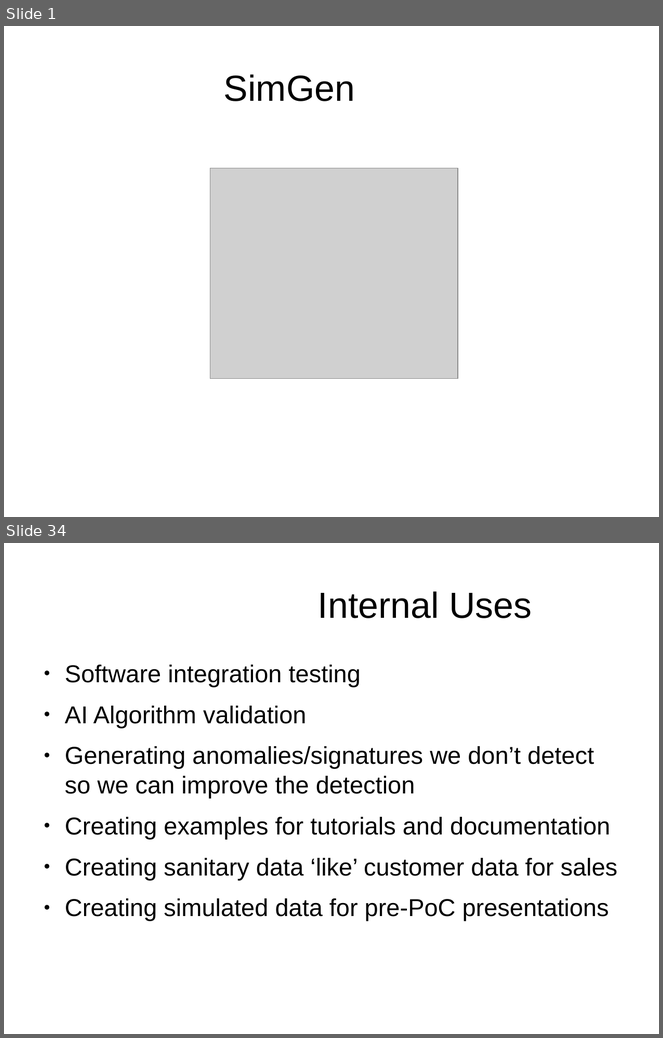
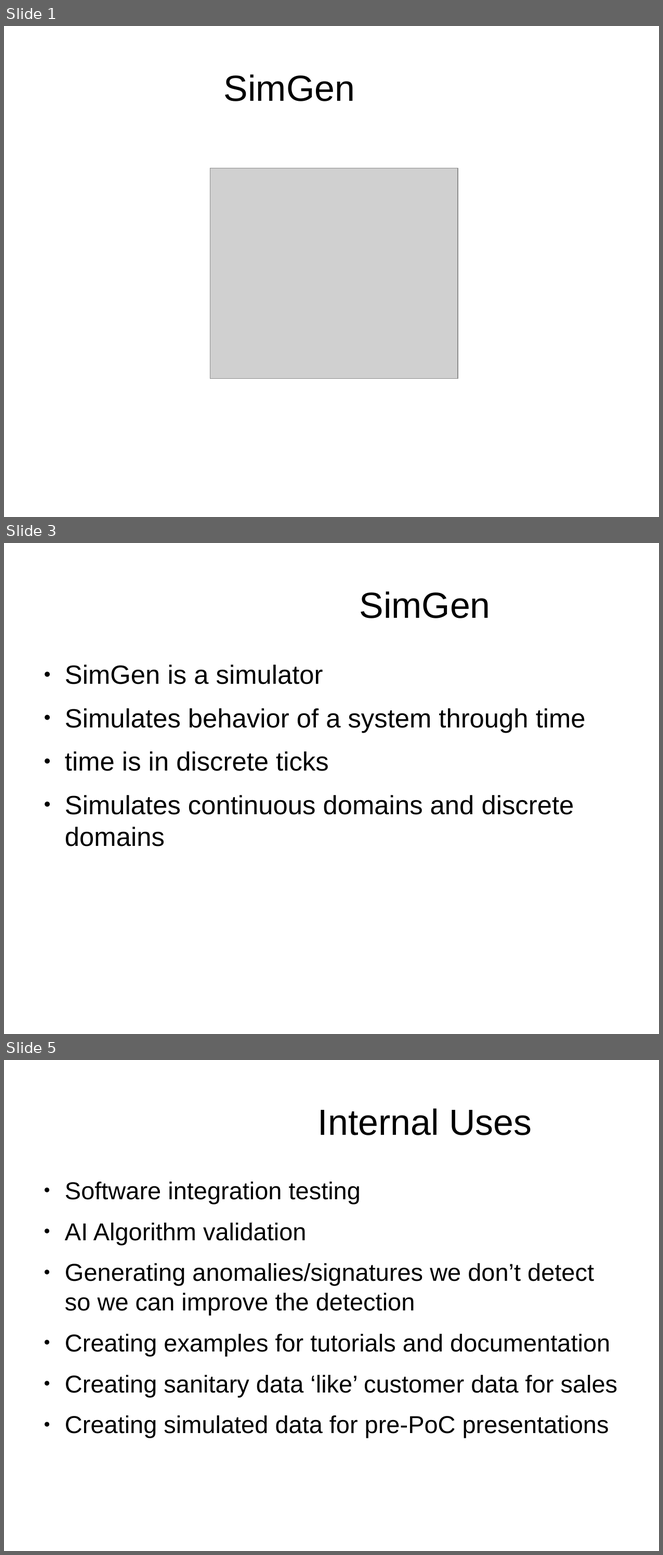
Before and after one commit to simularity/SimGen, a slide deck: docs/tutorial.odp. Shown one above the other, each under a label of ours: slides 1 and 34 before the commit, slides 1, 3 and 5 after it; the slides between them are not shown. The pictures are 663x1038 and 663x1555 pixels, drawn with LibreOffice and Linux fonts; fonts in the diff are those of the drawing; grey boxes stand for pictures; background and template pictures are left out. Boxes give left, top, right and bottom in pixels: in the first picture for what was removed or moved away, otherwise in the second. Text is boxed around its words. In the diff, an @@ line names an element or a change of style, - is before the commit and + after.

```diff
--- a/docs/tutorial.odp
+++ b/docs/tutorial.odp
@@ slide 3 added at (4,543,659,1034), background #FFFFFF @@
@@ title added at (360,591,491,618), 44 pt, text #000000 @@
+SimGen
@@ text added at (65,665,586,847), 32 pt, text #000000 @@
+● SimGen is a simulator
+● Simulates behavior of a system through time
+● time is in discrete ticks
+● Simulates continuous domains and discrete domains
@@ what was slide 34 is now slide 5 @@
```
Also in this commit, not shown: 5 slides changed, 3 other slides added, 1 slide removed, 2 other files.
